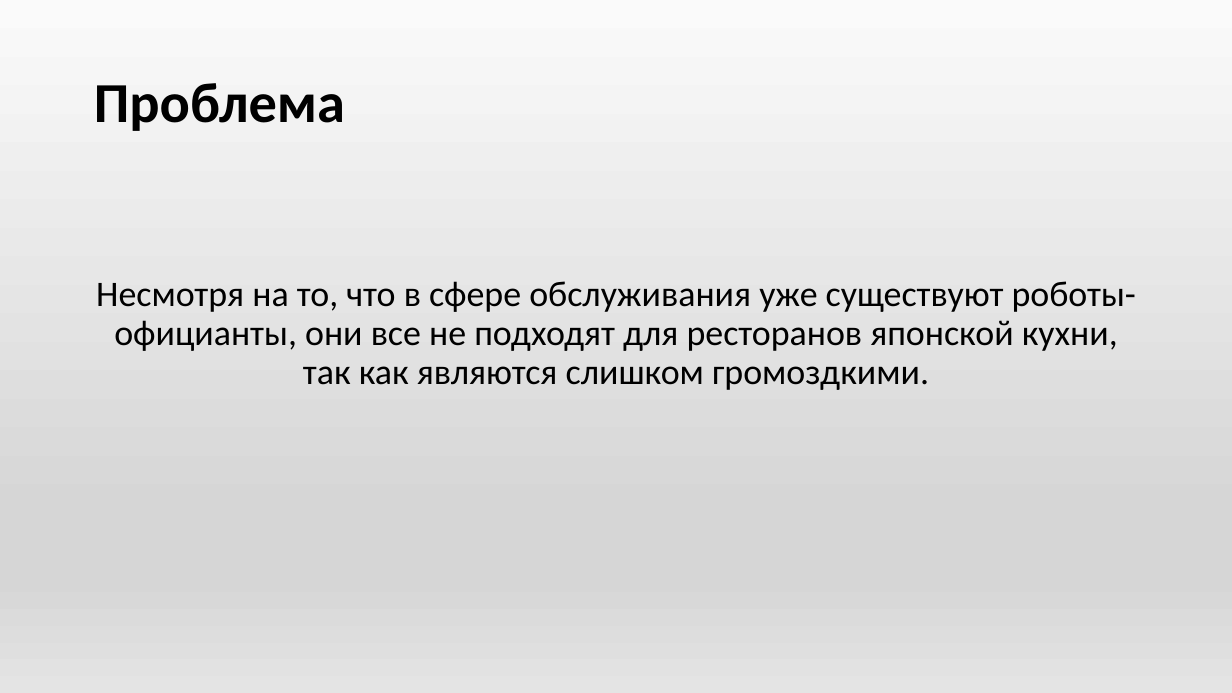
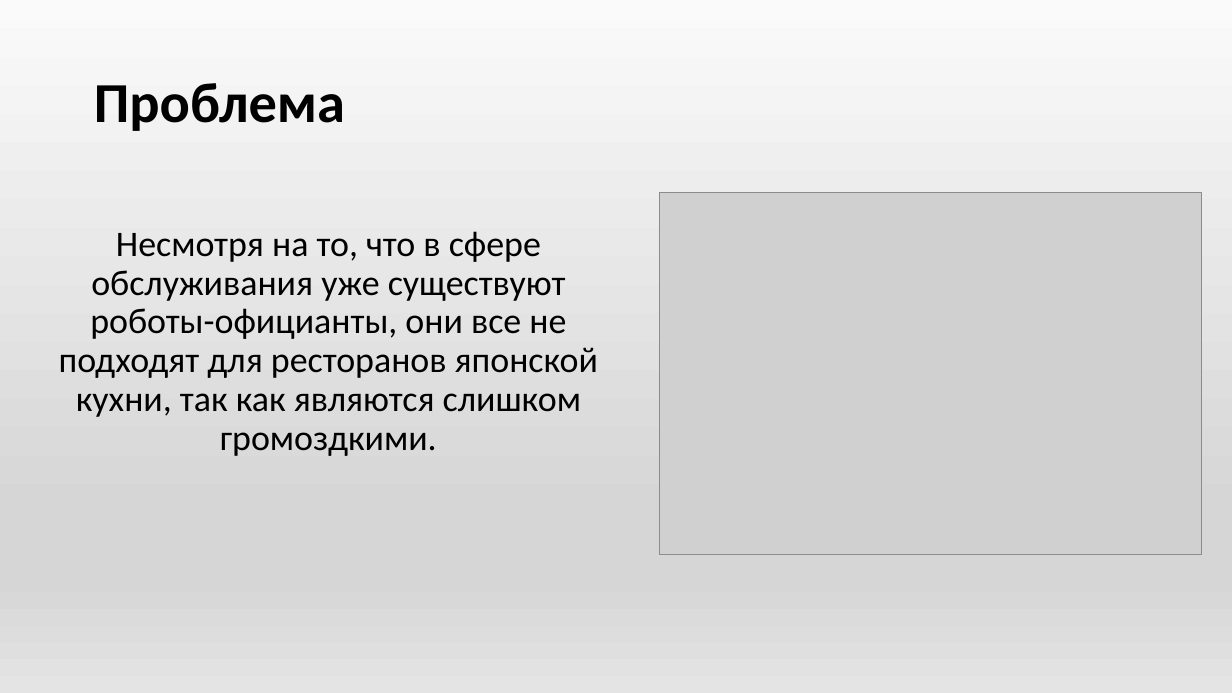
Before and after one commit to rmd09/Robot-waiter, a slide deck: slide 3 of Пояснительная записка и презентация/Краткое описание.pptx. Drawn at 1232x693 pixels with LibreOffice and Linux fonts; fonts in the diff are those of the drawing; grey boxes stand for pictures. Boxes give left, top, right and bottom in pixels: in the first picture for what was removed or moved away, otherwise in the second. Text is boxed around its words. In the diff, an @@ line names an element or a change of style, - is before the commit and + after.

```diff
--- a/Пояснительная записка и презентация/Краткое описание.pptx
+++ b/Пояснительная записка и презентация/Краткое описание.pptx
@@ picture added at [660, 192, 1202, 554] @@
@@ text "Несмотря на то, что в ..." rewrapped from [96, 281, 1136, 390] to [59, 231, 598, 456] @@
```
Also in this commit, not shown: 12 other files.
